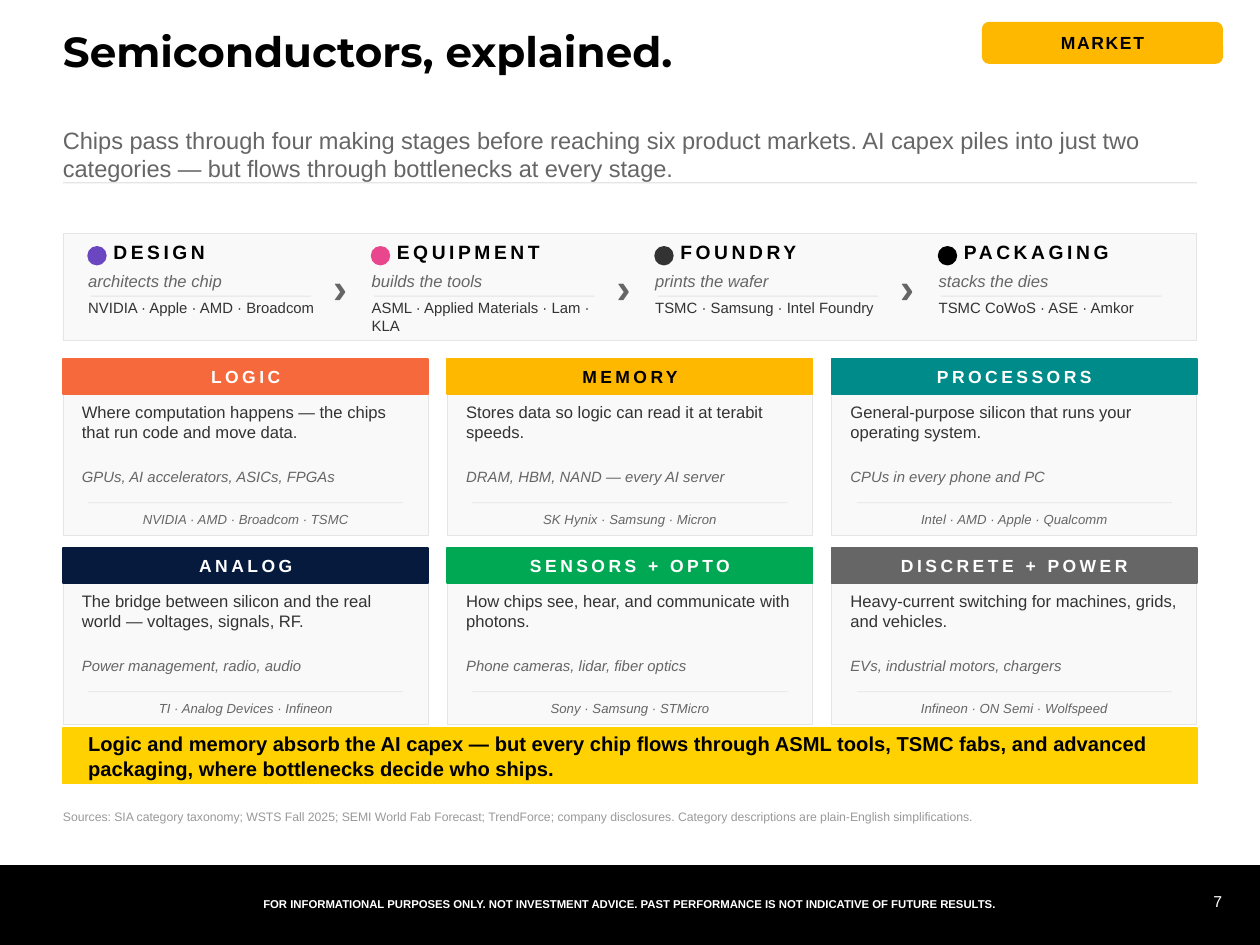
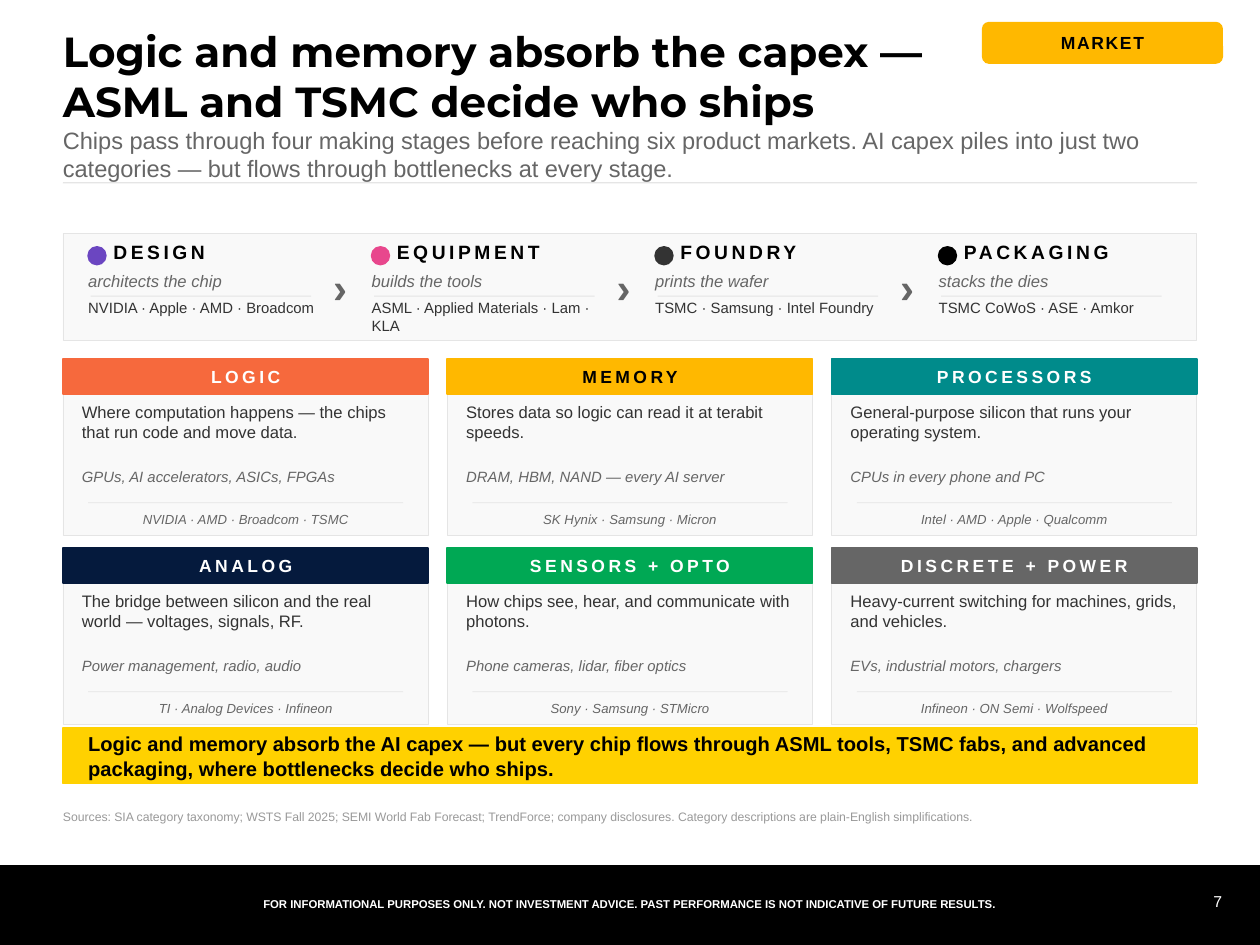
Before and after one commit to samuelcmcclellan-cell/ai-markets-deck, a slide deck: slide 7 of ai-markets-deck.pptx. Drawn at 1260x945 pixels with LibreOffice and Linux fonts; fonts in the diff are those of the drawing. Boxes give left, top, right and bottom in pixels: in the first picture for what was removed or moved away, otherwise in the second. Text is boxed around its words. In the diff, an @@ line names an element or a change of style, - is before the commit and + after.

```diff
--- a/ai-markets-deck.pptx
+++ b/ai-markets-deck.pptx
@@ text at (63, 34, 869, 125): text changed @@
-Semiconductors, explained.
+Logic and memory absorb the capex — ASML and TSMC decide who ships
```
Also in this commit, not shown: 17 other slides changed, 20 other files.
